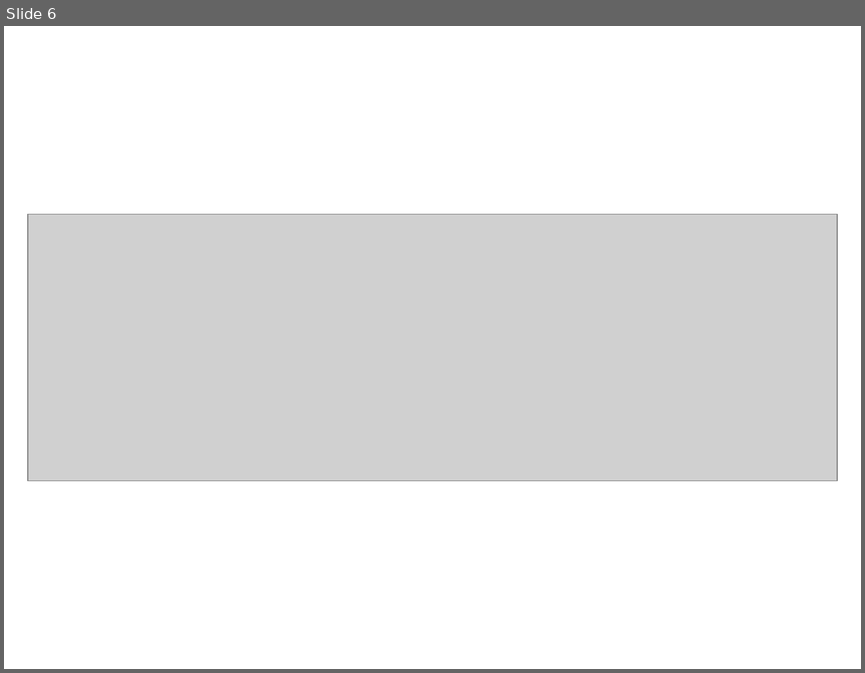
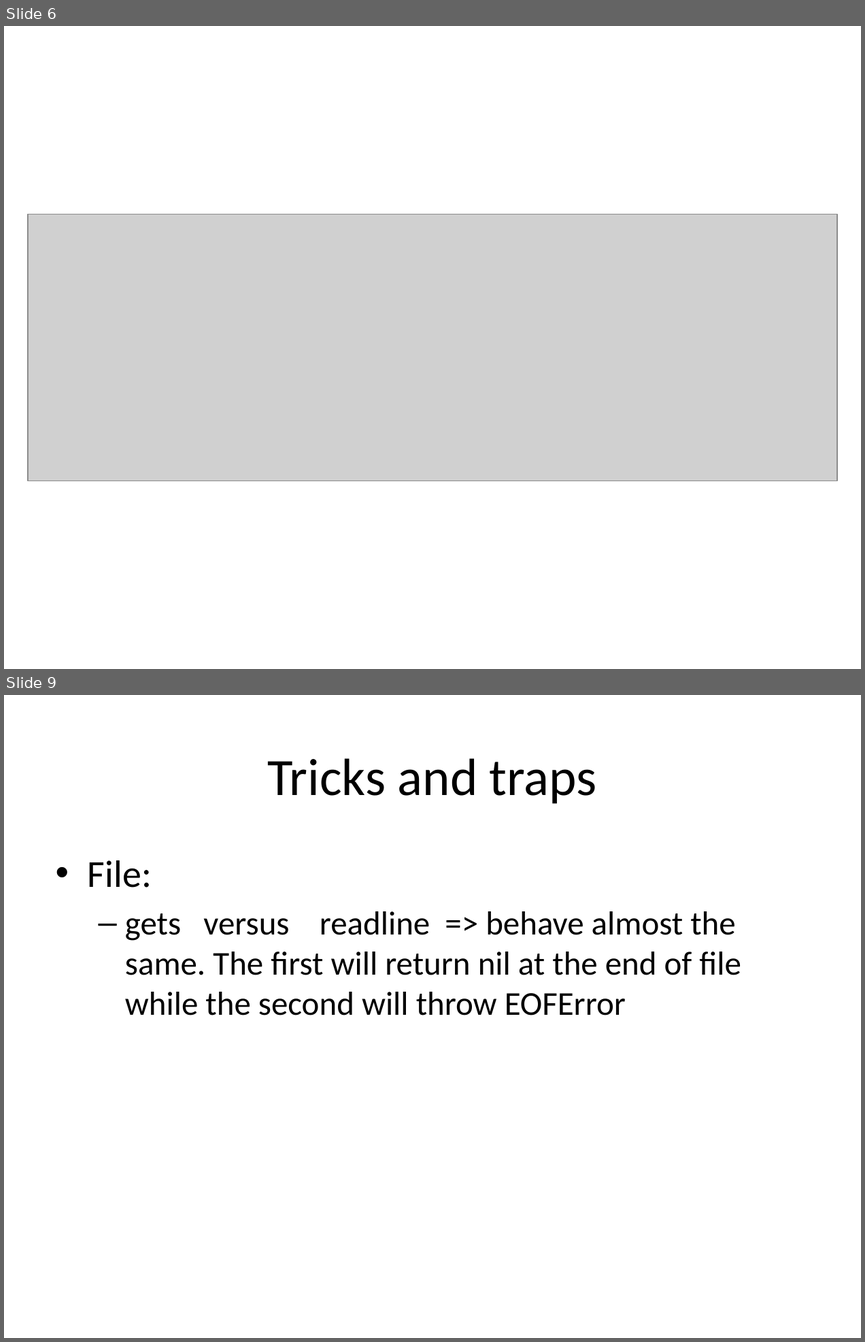
Before and after one commit to zfvit/learning_ruby, a slide deck: Ruby_preparation_exam.pptx. Shown one above the other, each under a label of ours: slide 6 before the commit, slides 6 and 9 after it; the slides between them are not shown. The pictures are 865x673 and 865x1342 pixels, drawn with LibreOffice and Linux fonts; fonts in the diff are those of the drawing; grey boxes stand for pictures. Boxes give left, top, right and bottom in pixels: in the first picture for what was removed or moved away, otherwise in the second. Text is boxed around its words. In the diff, an @@ line names an element or a change of style, - is before the commit and + after.

```diff
--- a/Ruby_preparation_exam.pptx
+++ b/Ruby_preparation_exam.pptx
@@ slide 9 added at (4, 695, 861, 1338), background #FFFFFF @@
@@ title added at (267, 758, 597, 804), 44 pt, text #000000 @@
+Tricks and traps
@@ text added at (88, 860, 740, 1015), 28 pt, text #000000 @@
+• File:
+  – gets versus readline => behave almost the same. The first will return nil at the end of file while the second will throw EOFError
```
Also in this commit, not shown: 2 other slides added.
